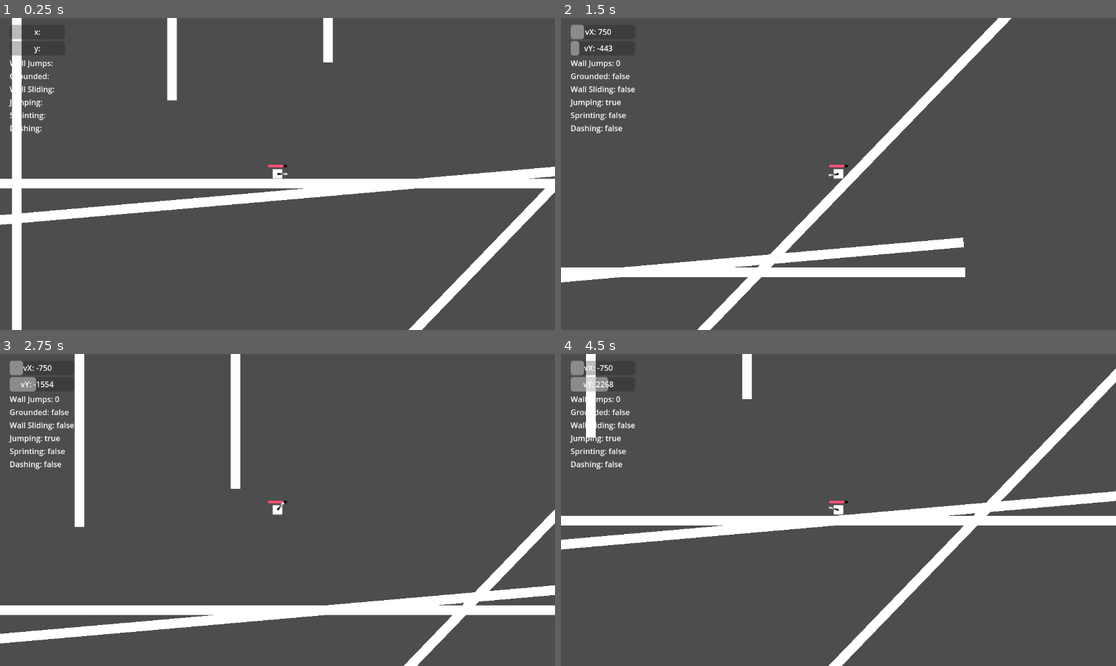
Above: before the commit, frames 1-4 (two rows, left to right).
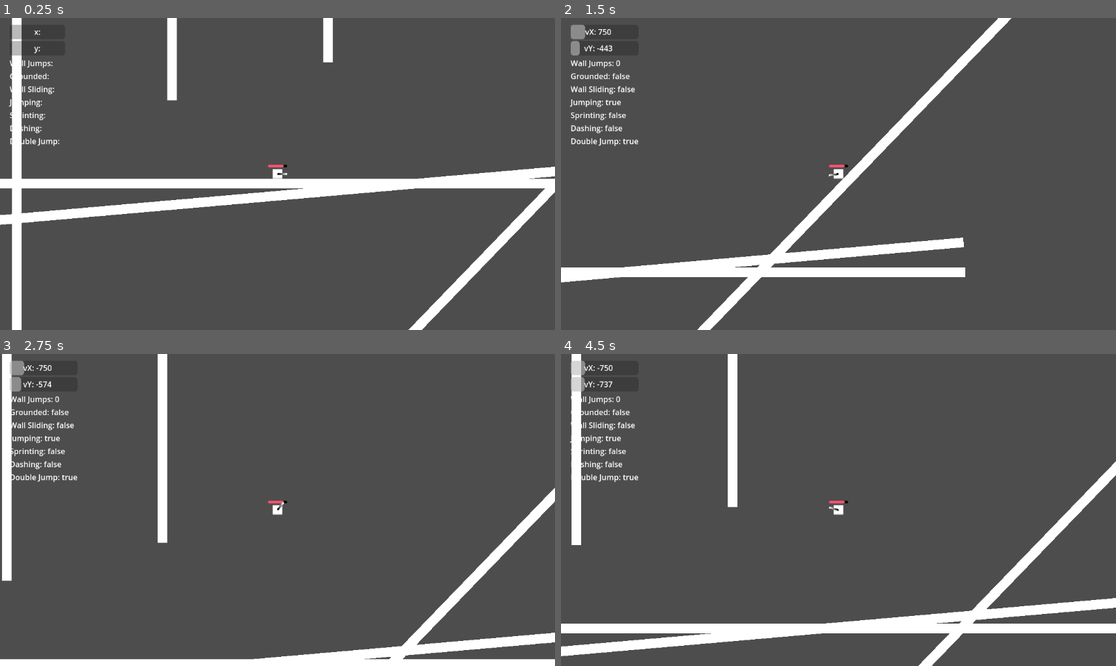
Above: after the commit, the same moments.

Repository: joesobo/BoxV1
Game: Godot game, scene res://main.tscn
The game is run twice, just before and just after one commit, with the same random seed, the same clock (stepped at 60 frames per second) and the same inputs.
Inputs (mouse positions are in pixels of both pictures, inside the frame that each line leads up to):
- Up to frame 1 (0.25 s): no input
- Up to frame 2 (1.5 s): move the mouse to (960, 158) at 0.52 s; hold Up (jump) 0.53-1.28 s; hold Right (right) from 0.53 s (still down); move the mouse to (727, 189) at 1.27 s; tap Ctrl (dash) at 1.35 s
- Up to frame 3 (2.75 s): tap Up (jump) at 1.52, 1.55, 1.82 s; move the mouse to (333, 441) at 2.02 s; release Right (right) at 2.03 s; hold Left (left) from 2.03 s (still down); hold Up (jump) from 2.03 s (still down); click (333, 441) at 2.1 s
- Up to frame 4 (4.5 s): move the mouse to (810, 572) at 2.77 s; release Left (left) at 2.78 s; release Up (jump) at 2.78 s; hold Right (right) 2.78-4.28 s; tap Shift (sprint) at 2.85 s; tap Up (jump) at 3.02, 3.05, 3.32 s; move the mouse to (1005, 556) at 3.52 s; hold Up (jump) 3.53-4.28 s; move the mouse to (672, 463) at 4.27 s; hold Left (left) from 4.28 s (still down); tap Ctrl (dash) at 4.35 s

The runs differ from the first frame. In frame 1, less than 0.1% of the frame differs, in the area x 1-11%, y 38-42%; in frame 2, 0.1%; in frame 3, 16%; in frame 4, 17%, in the area x 0-100%, y 0-100%.

Commit message:
double jump

Diff:
--- a/PlayerController.gd
+++ b/PlayerController.gd
@@ -17,6 +17,7 @@
 @export var is_sliding := false
 @export var is_sprinting := false
 @export var is_jumping := false
+@export var can_double_jump := false
 @export var knockback_direction := Vector2.ZERO
 
 @export var dashing := false
@@ -97,13 +98,22 @@
 func jump(delta):
 	if is_on_floor():
 		# Reset Jump
+		can_double_jump = false
 		is_jumping = false
 		wall_jump_count = 0
 
 		# Normal Jump
 		velocity.y = input.y * jump_force
 		if velocity.y < 0:
+			print(1)
 			is_jumping = true
+			can_double_jump = true
+
+	# Double Jump
+	if !is_on_floor() && can_double_jump && Input.is_action_just_pressed("jump"):
+		print(2)
+		velocity.y = input.y * jump_force
+		can_double_jump = false
 
 	# Dynamic Jump
 	if velocity.y < 0 && input.y == 0:
@@ -126,7 +136,7 @@
 		velocity = -knockback_direction * knockback_speed
 
 
-func get_input(delta):
+func get_input():
 	if Input.is_action_pressed("left"):
 		input.x = -1
 	elif Input.is_action_pressed("right"):
@@ -139,6 +149,11 @@
 	else:
 		input.y = 0
 
+
+func _physics_process(delta):
+	get_input()
+
+	# Moving
 	horizontal_movement()
 
 	dash()
@@ -153,7 +168,5 @@
 
 	knockback()
 
-
-func _physics_process(delta):
-	get_input(delta)
+	# Apply Movement
 	move_and_slide()
--- a/PlayerControllerMenu.gd
+++ b/PlayerControllerMenu.gd
@@ -28,3 +28,4 @@
 	$Container/IsJumping.text = "Jumping: " + str(player.is_jumping)
 	$Container/IsSprinting.text = "Sprinting: " + str(player.is_sprinting)
 	$Container/IsDashing.text = "Dashing: " + str(player.dashing)
+	$Container/CanDoubleJump.text = "Double Jump: " + str(player.can_double_jump)
--- a/main.tscn
+++ b/main.tscn
@@ -158,6 +158,10 @@
 layout_mode = 2
 text = "Dashing:"
 
+[node name="CanDoubleJump" type="Label" parent="Player/Camera2D/PlayerControllerMenu/Container"]
+layout_mode = 2
+text = "Double Jump:"
+
 [node name="Sprite2D" type="Sprite2D" parent="Player"]
 position = Vector2(-1.0848e-05, -2.6226e-06)
 scale = Vector2(0.3125, 0.3125)
